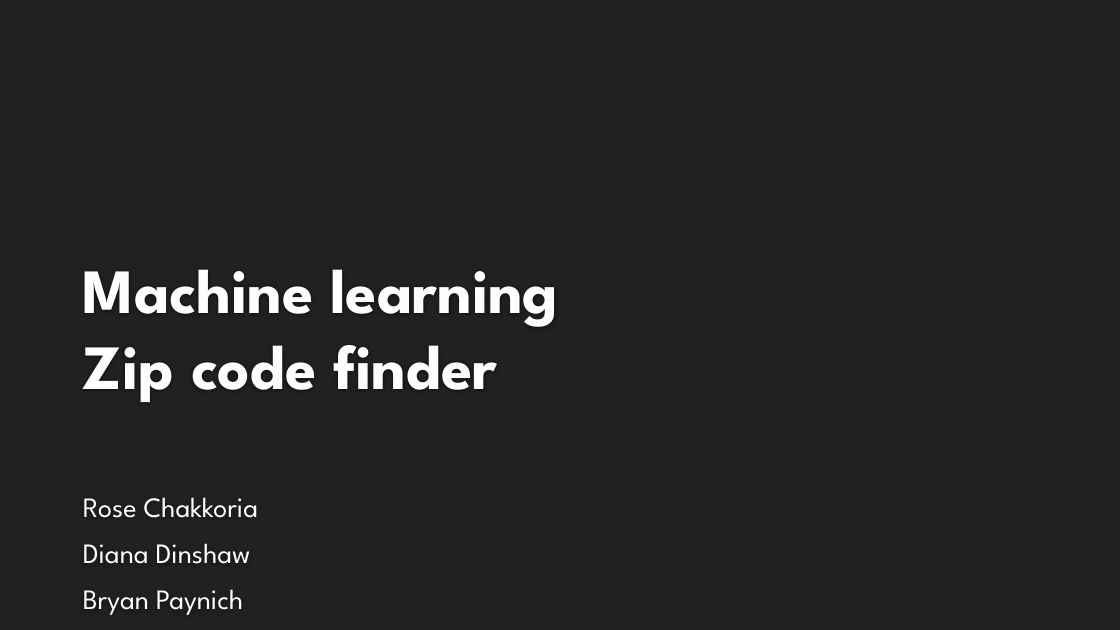
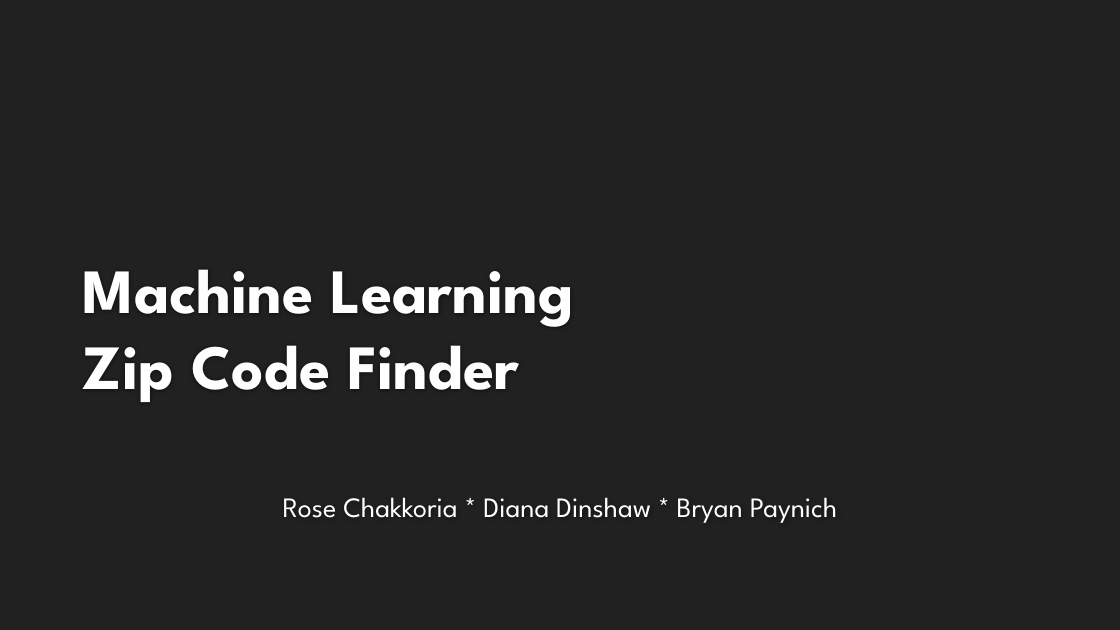
Before and after one commit to bpaynich/ZipML, a slide deck: slide 1 of Machine learning Zip code finder.pptx. Drawn at 1120x630 pixels with LibreOffice and Linux fonts; fonts in the diff are those of the drawing; background and template pictures are left out. Boxes give left, top, right and bottom in pixels: in the first picture for what was removed or moved away, otherwise in the second. Text is boxed around its words. In the diff, an @@ line names an element or a change of style, - is before the commit and + after.

```diff
--- a/Machine learning Zip code finder.pptx
+++ b/Machine learning Zip code finder.pptx
@@ title at (83,269,573,402): text changed @@
-Machine learning
-Zip code finder
+Machine Learning
+Zip Code Finder
@@ subtitle at (283,497,837,523): text changed @@
-Rose Chakkoria
-Diana Dinshaw
-Bryan Paynich
+Rose Chakkoria * Diana Dinshaw * Bryan Paynich
```
Also in this commit, not shown: 4 other slides changed, 1 slide added.
